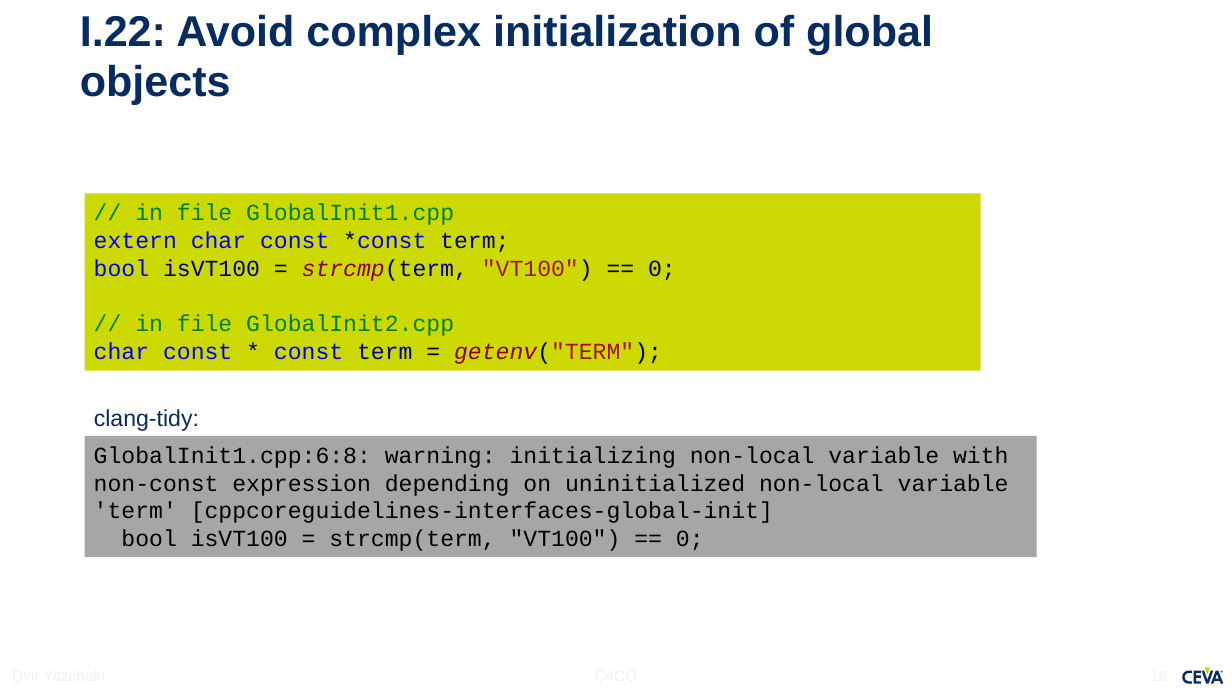
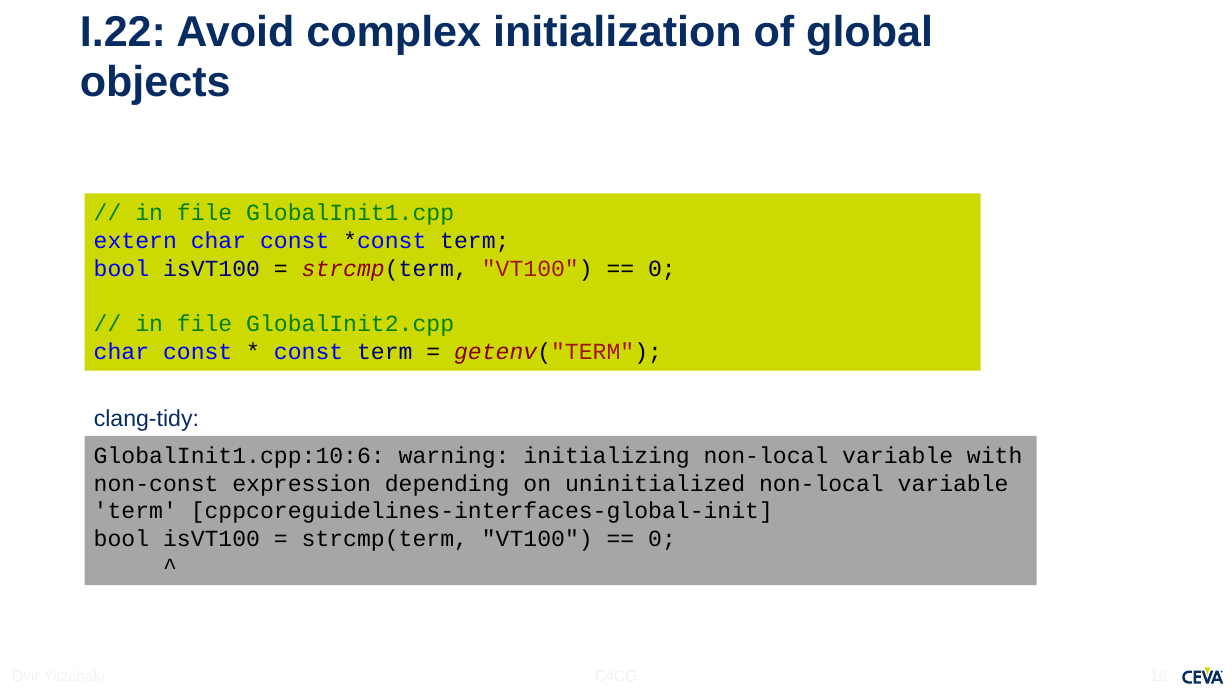
Before and after one commit to dvirtz/CoreCpp, a slide deck: slide 16 of CppCoreGuidelines/C4GC.pptx. Drawn at 1232x693 pixels with LibreOffice and Linux fonts; fonts in the diff are those of the drawing; background and template pictures are left out. Boxes give left, top, right and bottom in pixels: in the first picture for what was removed or moved away, otherwise in the second. Text is boxed around its words. In the diff, an @@ line names an element or a change of style, - is before the commit and + after.

```diff
--- a/CppCoreGuidelines/C4GC.pptx
+++ b/CppCoreGuidelines/C4GC.pptx
@@ text in rectangle at [85,436,1037,586]: paragraph added @@
+^
@@ rectangle "GlobalInit1.cpp:10:6: warning: initializing non-local variab ...": place and size @@
-rectangle "GlobalInit1.cpp:10:6: warning: initializing non-local variab ..." at [85,436,1037,557]
+rectangle "GlobalInit1.cpp:10:6: warning: initializing non-local variab ..." at [85,436,1037,586]
@@ text in rectangle at [94,446,1022,523]: text changed @@
-GlobalInit1.cpp:6:8: warning: initializing non-local variable with non-const expression depending on uninitialized non-local variable 'term' [cppcoreguidelines-interfaces-global-init]
+GlobalInit1.cpp:10:6: warning: initializing non-local variable with non-const expression depending on uninitialized non-local variable 'term' [cppcoreguidelines-interfaces-global-init]
```
Also in this commit, not shown: 6 other slides changed, 3 other files.
